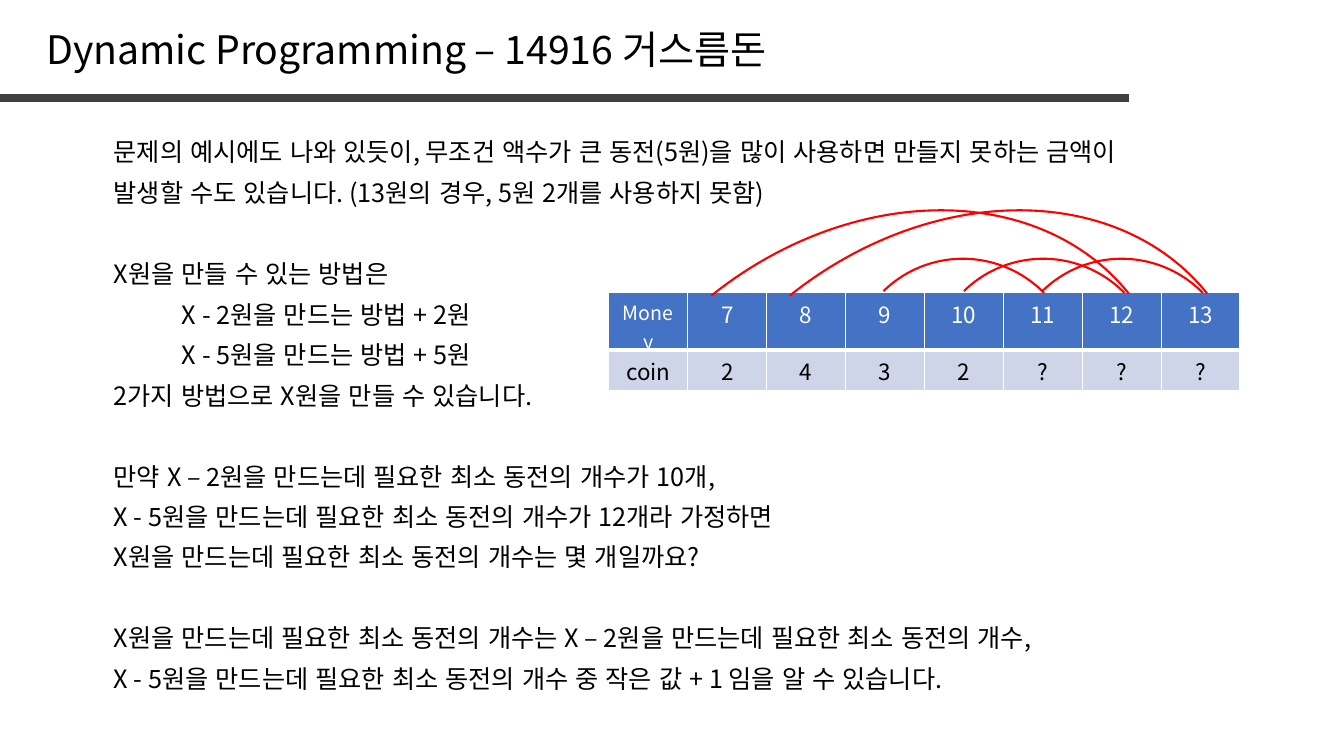
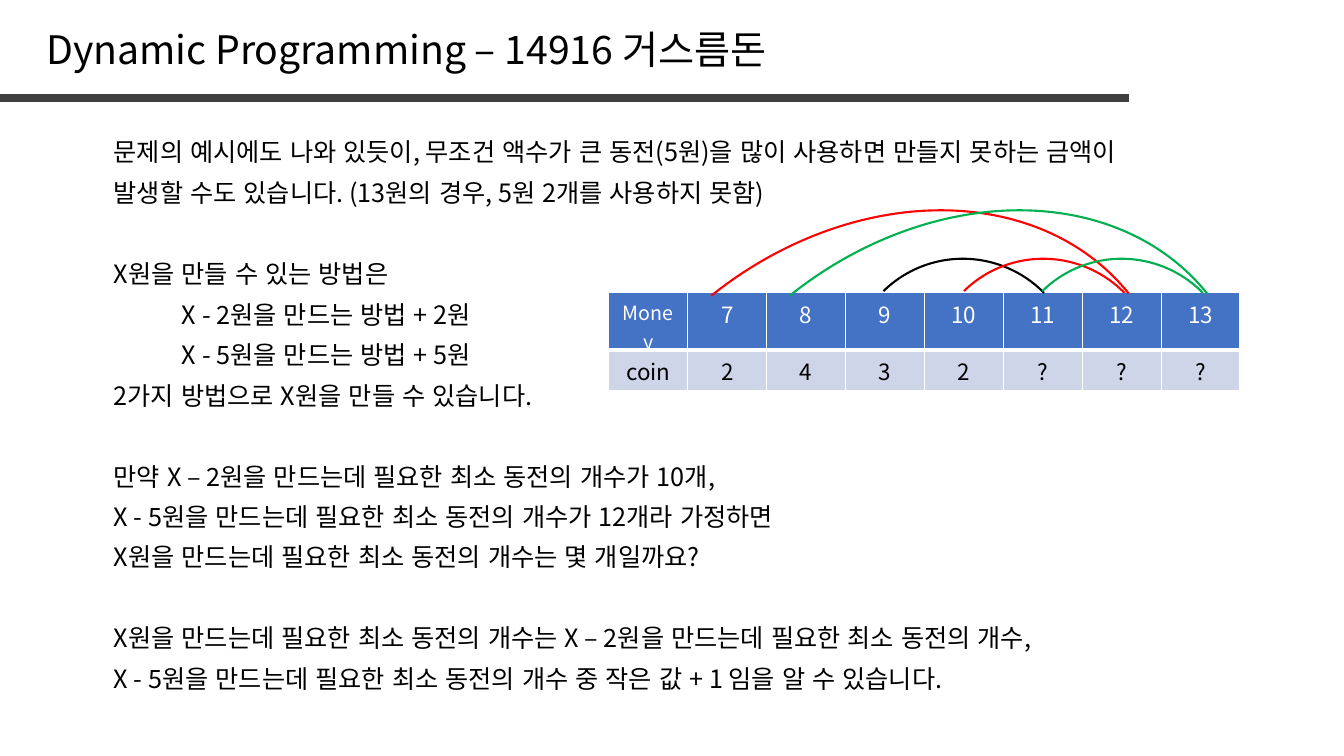
Before and after one commit to jaehoo1/PS-study, a slide deck: slide 27 of study/5_Dynamic Programming.pptx. Drawn at 1344x756 pixels with LibreOffice and Linux fonts; fonts in the diff are those of the drawing. Boxes give left, top, right and bottom in pixels: in the first picture for what was removed or moved away, otherwise in the second. Text is boxed around its words. In the diff, an @@ line names an element or a change of style, - is before the commit and + after.

```diff
--- a/study/5_Dynamic Programming.pptx
+++ b/study/5_Dynamic Programming.pptx
@@ arc (boxed as its full ellipse) at [535,91,1344,756]: outline #FF0000 1.5 pt to #00B050 1.5 pt @@
@@ arc (boxed as its full ellipse) at [803,212,1124,534]: outline #FF0000 1.5 pt to #000000 1.5 pt @@
@@ arc (boxed as its full ellipse) at [962,212,1283,534]: outline #FF0000 1.5 pt to #00B050 1.5 pt @@
```
Also in this commit, not shown: 1 other slide changed.
